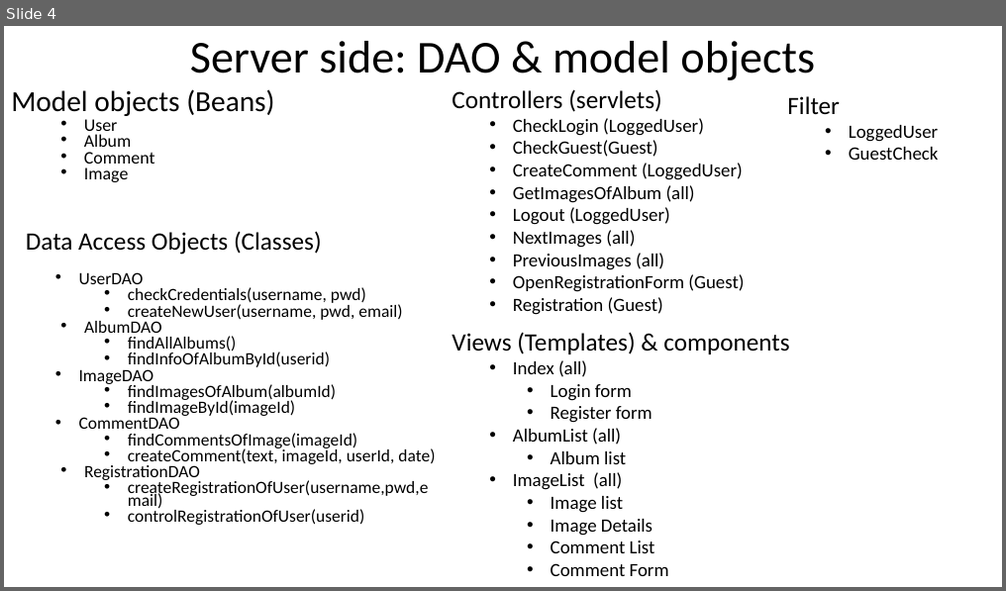
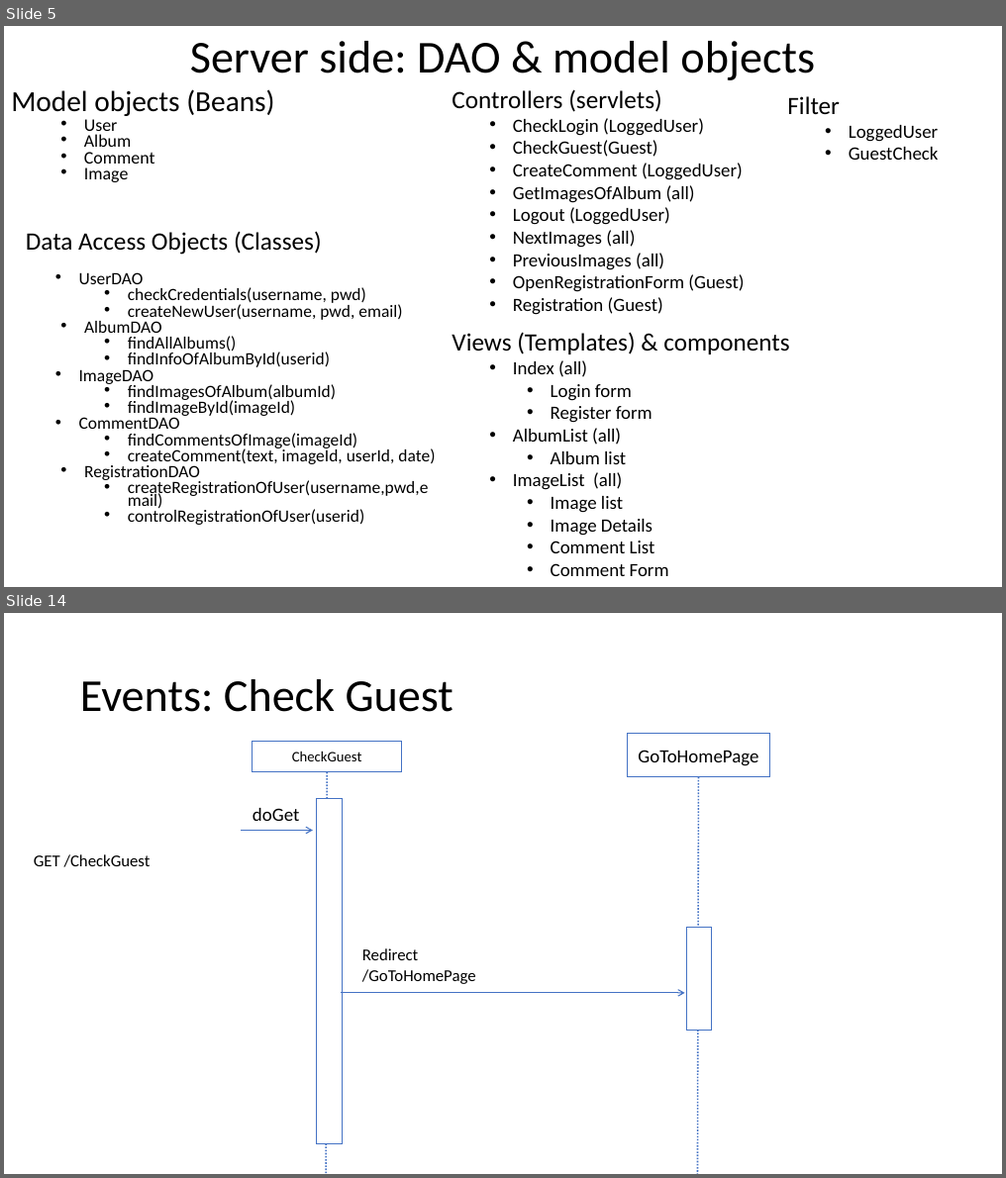
Before and after one commit to Giulsmoon/TecnologiePerIlWeb_Project1, a slide deck: Presentazioni Powerpoint/Progetto1_versione_PURE_HTML.pptx. Shown one above the other, each under a label of ours: slide 4 before the commit, slides 5 and 14 after it; the slides between them are not shown. The pictures are 1006x591 and 1006x1178 pixels, drawn with LibreOffice and Linux fonts; fonts in the diff are those of the drawing. Boxes give left, top, right and bottom in pixels: in the first picture for what was removed or moved away, otherwise in the second. Text is boxed around its words. In the diff, an @@ line names an element or a change of style, - is before the commit and + after.

```diff
--- a/Presentazioni Powerpoint/Progetto1_versione_PURE_HTML.pptx
+++ b/Presentazioni Powerpoint/Progetto1_versione_PURE_HTML.pptx
@@ slide 14 added at (4, 613, 1002, 1174), background #FFFFFF @@
@@ title added at (80, 679, 453, 712), 44 pt, text #000000 @@
+Events: Check Guest
@@ rectangle added at (252, 741, 402, 772), fill #FFFFFF, outline #4472C4 1 pt, 14 pt, text #000000 @@
+CheckGuest
@@ rectangle added at (627, 734, 770, 777), fill #FFFFFF, outline #4472C4 1 pt, 18 pt, text #000000 @@
+GoToHomePage
@@ line added from (327, 772) to (326, 1174), #4472C4 1.5 pt dashed @@
@@ line added from (699, 777) to (698, 1174), #4472C4 1.5 pt dashed @@
@@ text added at (252, 808, 299, 821), 18 pt, text #000000 @@
+doGet
@@ rectangle added at (317, 799, 343, 1145), fill #FFFFFF, outline #4472C4 1 pt @@
@@ arrow added from (242, 830) to (313, 830), #4472C4 1 pt @@
@@ text added at (34, 855, 151, 867), 16 pt, text #000000 @@
+GET /CheckGuest
@@ rectangle added at (687, 928, 712, 1031), fill #FFFFFF, outline #4472C4 1 pt @@
@@ text added at (362, 949, 476, 984), 16 pt, text #000000 @@
+Redirect
+/GoToHomePage
@@ arrow added from (341, 993) to (685, 993), #4472C4 1 pt @@
@@ what was slide 4 is now slide 5 @@
```
Also in this commit, not shown: 2 slides changed, 11 other slides added, 3 other files.
